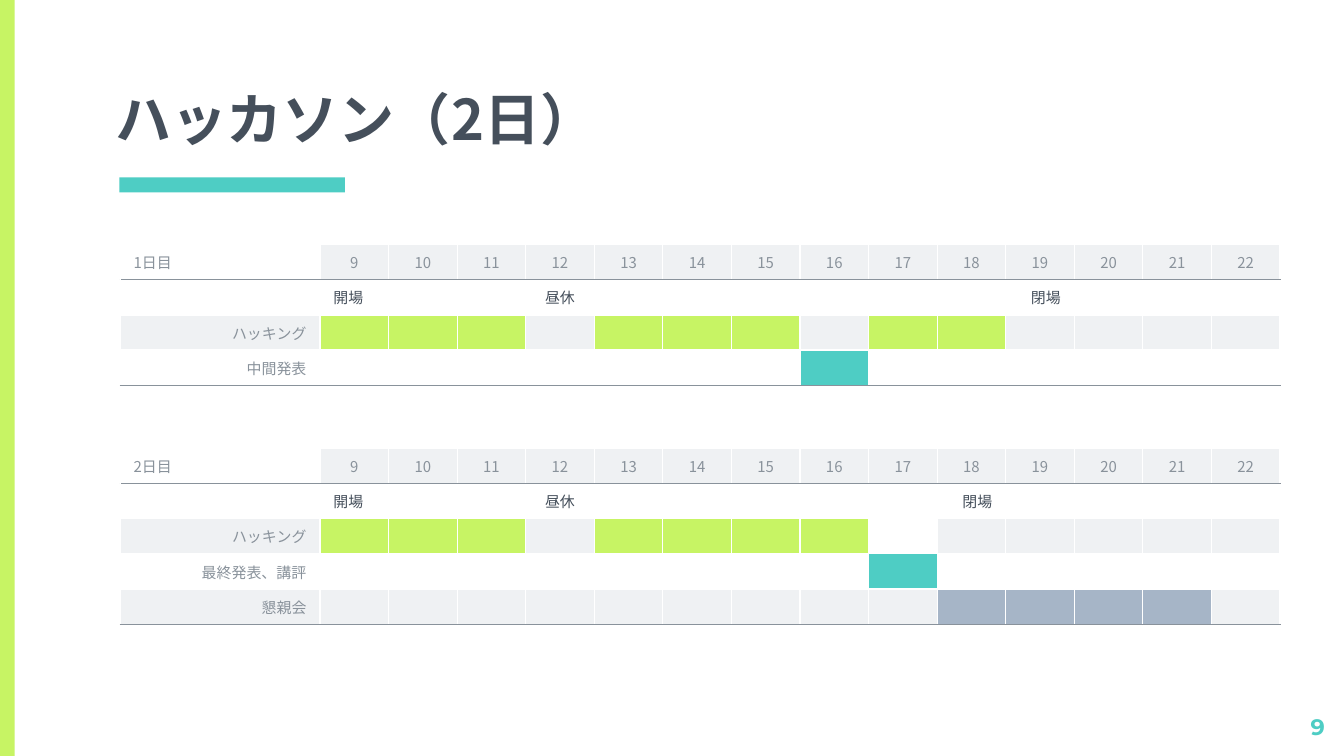
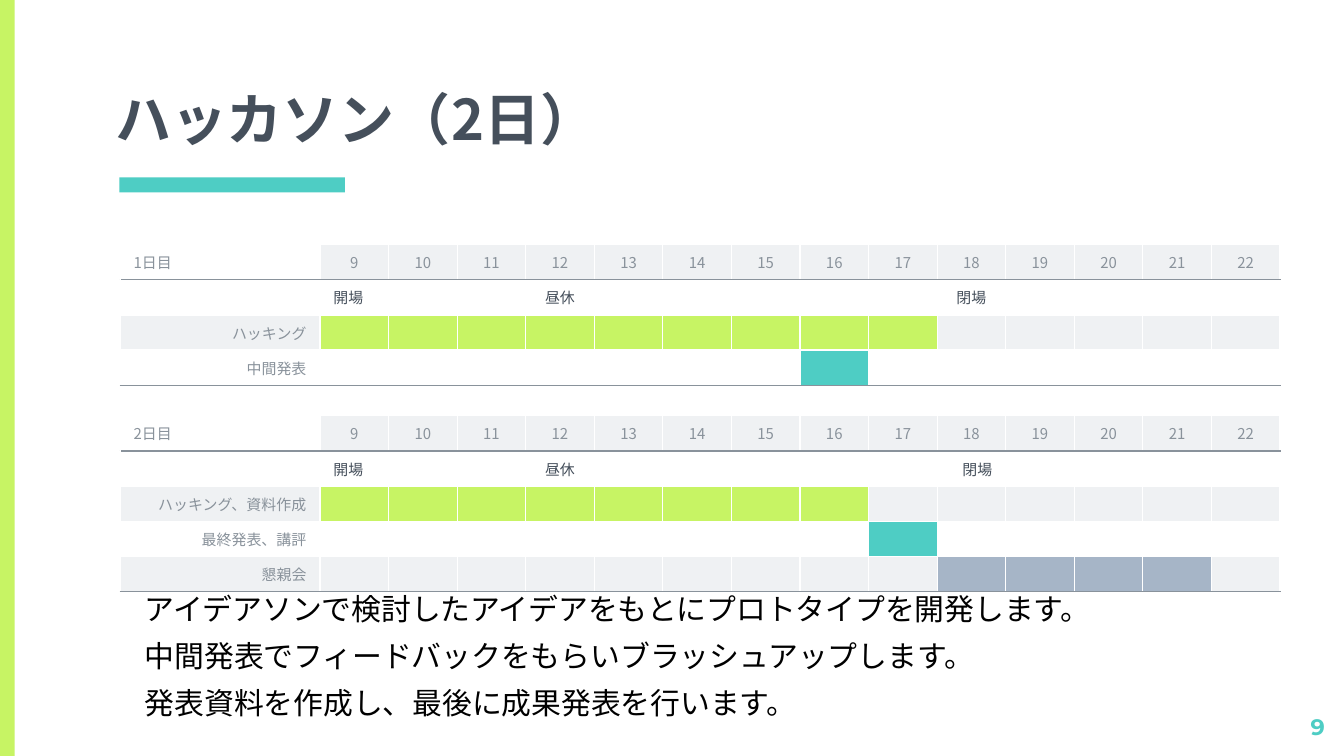
Before and after one commit to kiyohome/wacchi, a slide deck: slide 9 of 2021/ITで地域課題を解決しよう.pptx. Drawn at 1344x756 pixels with LibreOffice and Linux fonts; fonts in the diff are those of the drawing. Boxes give left, top, right and bottom in pixels: in the first picture for what was removed or moved away, otherwise in the second. Text is boxed around its words. In the diff, an @@ line names an element or a change of style, - is before the commit and + after.

Commit message:
21年度の会津大向け勉強会資料の追加

```diff
--- a/2021/ITで地域課題を解決しよう.pptx
+++ b/2021/ITで地域課題を解決しよう.pptx
@@ table at <box>120,245,1279,379</box> @@
-row 2, column 11: 
+row 2, column 11: 閉場
-row 2, column 12: 閉場
+row 2, column 12: 
@@ fill #EFF1F3 to #C7F464 in 2 cells @@
@@ fill #C7F464 to #EFF1F3 in row 3, column 11 @@
@@ table at <box>120,415,1279,585</box> @@
-row 3, column 1: ハッキング
+row 3, column 1: ハッキング、資料作成
@@ fill #EFF1F3 to #C7F464 in row 3, column 5 @@
@@ fill #FFFFFF to #EFF1F3 in row 3, column 10 @@
@@ table: place and size @@
-table at <box>120,449,1279,618</box>
+table at <box>120,415,1279,585</box>
@@ text added at <box>145,590,1091,717</box>, 16 pt, text #000000 @@
+アイデアソンで検討したアイデアをもとにプロトタイプを開発します。
+中間発表でフィードバックをもらいブラッシュアップします。
+発表資料を作成し、最後に成果発表を行います。
```
Also in this commit, not shown: 1 other slide changed, 1 other file.
